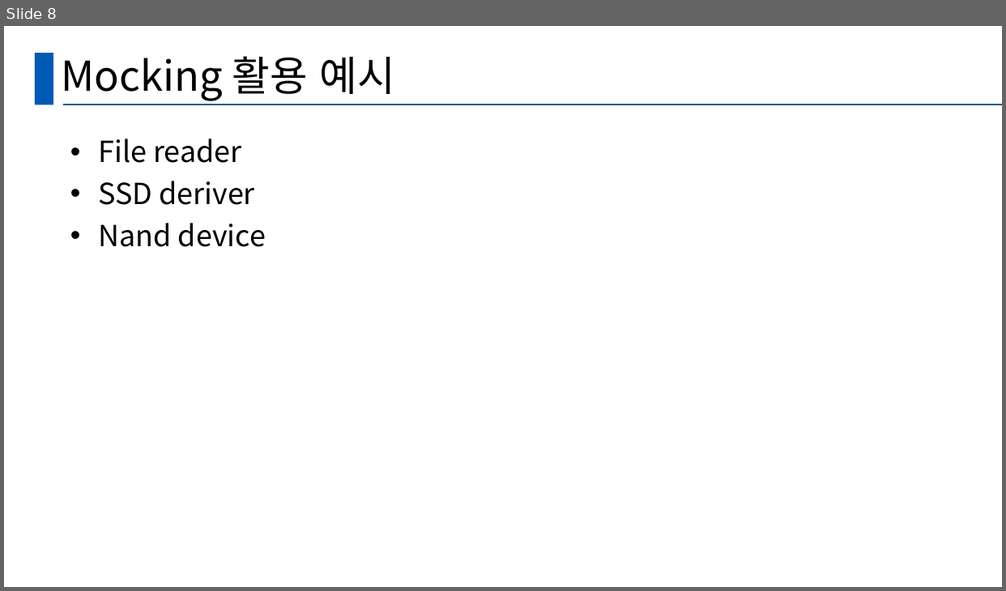
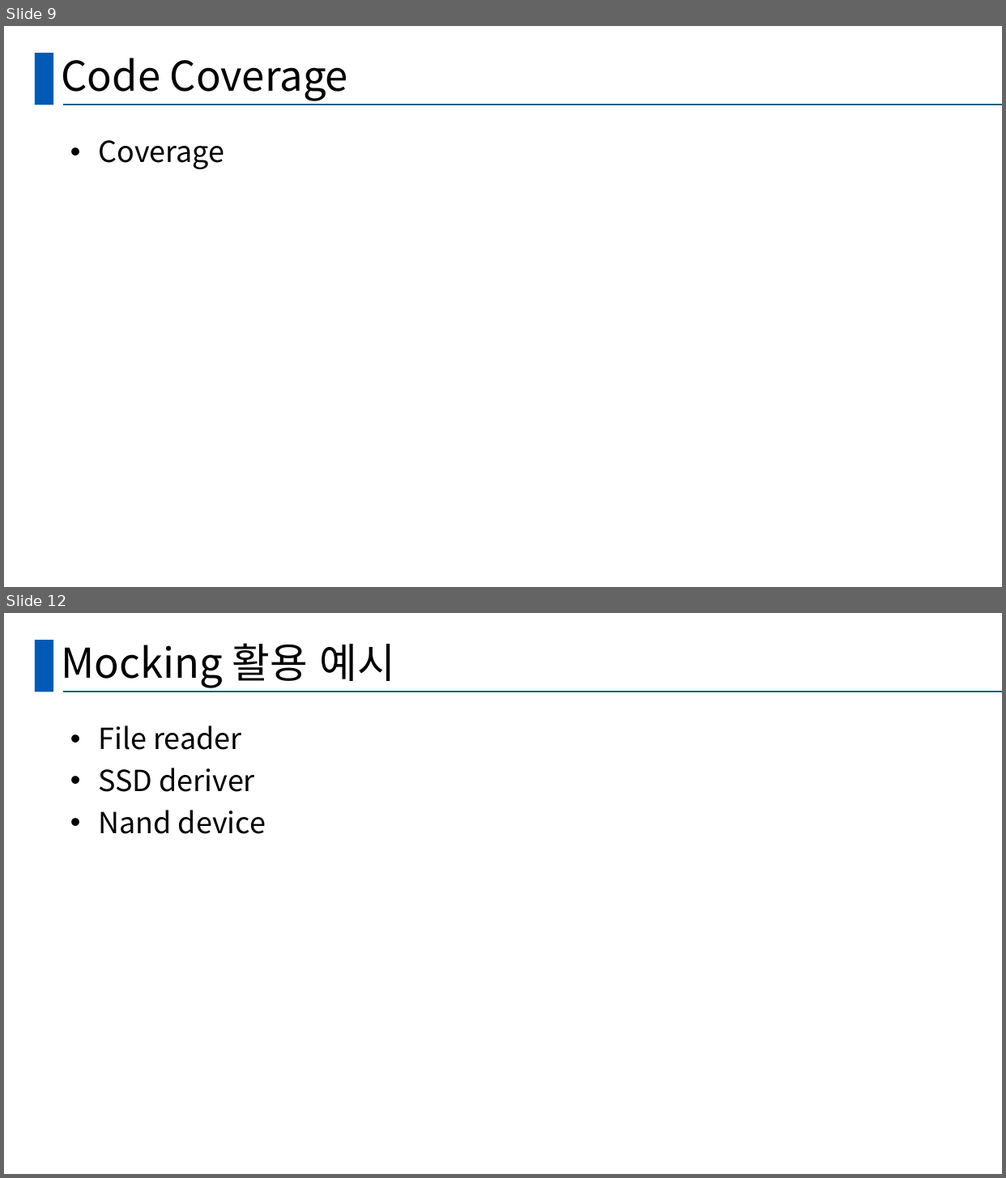
Before and after one commit to hy-ra-na/presentation_Americano, a slide deck: 발표양식.pptx. Shown one above the other, each under a label of ours: slide 8 before the commit, slides 9 and 12 after it; the slides between them are not shown. The pictures are 1006x591 and 1006x1178 pixels, drawn with LibreOffice and Linux fonts; fonts in the diff are those of the drawing. Boxes give left, top, right and bottom in pixels: in the first picture for what was removed or moved away, otherwise in the second. Text is boxed around its words. In the diff, an @@ line names an element or a change of style, - is before the commit and + after.

```diff
--- a/발표양식.pptx
+++ b/발표양식.pptx
@@ slide 9 added at [4, 26, 1002, 587], background #FFFFFF; not listed: 2 template elements that a slide beside it also shows @@
@@ title added at [61, 58, 348, 101], 39.6 pt, text #000000 @@
+Code Coverage
@@ text added at [99, 140, 225, 169], 28 pt, text #000000 @@
+• Coverage
@@ what was slide 8 is now slide 12 @@
```
Also in this commit, not shown: 3 slides changed, 6 other slides added.
